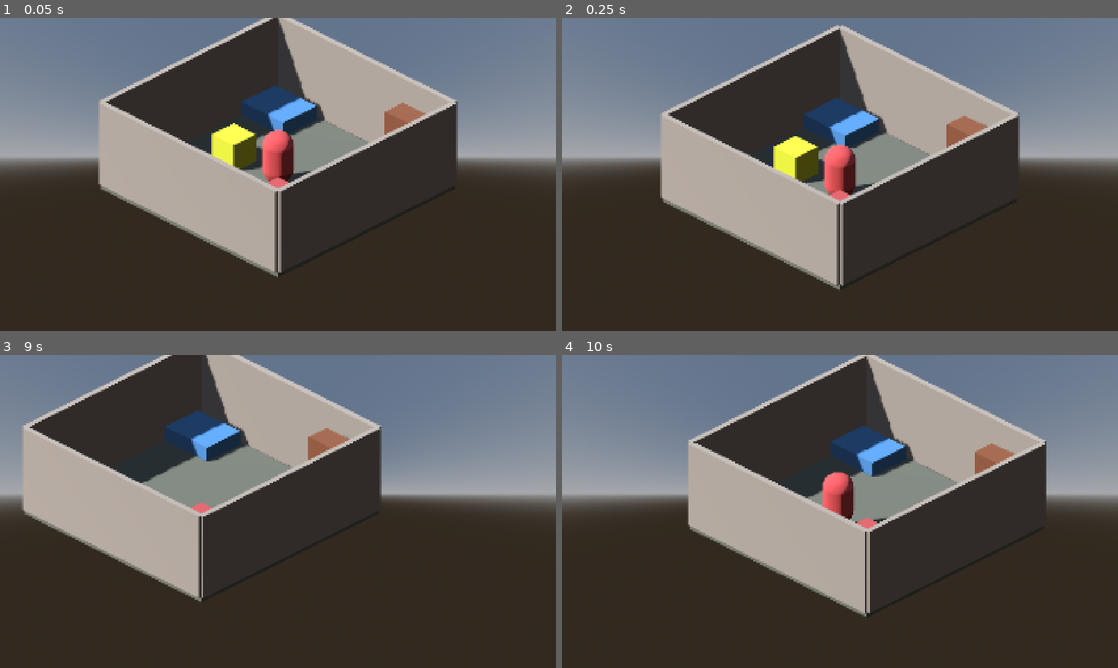
Above: before the commit, frames 1-4 (two rows, left to right).
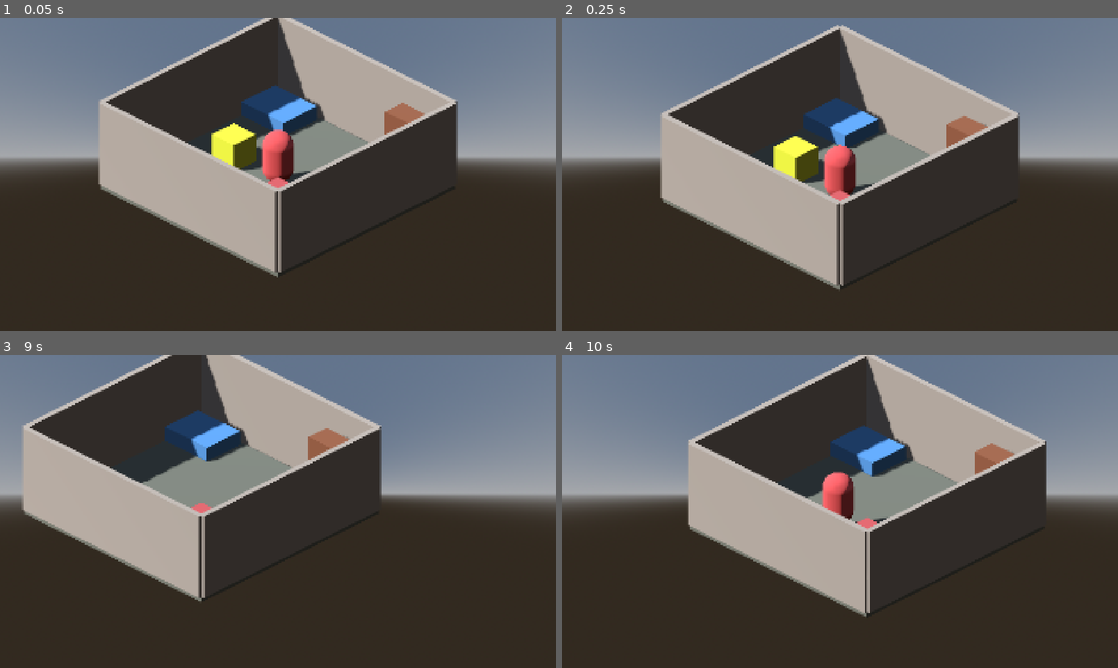
Above: after the commit, the same moments.

Repository: Coghatch-ai/diceofate
Game: Godot game, scene res://main.tscn
Two runs of this game, one before a commit and one after it. Both use one fixed random seed, a clock stepped at 60 frames per second and the inputs below.
Inputs:
- Up to frame 1 (0.05 s): no input
- Up to frame 2 (0.25 s): no input
- Up to frame 3 (9 s): hold D (move_right) 0.53-1.28 s; hold F (interact) 0.53-1.28 s; tap Space (jump) at 0.77, 0.8, 1.07, 1.35, 1.52, 1.82, 2.3, 3.02, 3.32, 3.6, 3.77, 4.07, 4.52, 4.82, 5.3, 5.85, 6.02, 6.32, 6.77, 6.8, 7.07, 7.52, 7.82, 8.1 s; hold S (move_back) 1.28-2.03 s; tap F (interact) at 1.55, 2.85, 4.35, 6.05, 7.35, 8.85 s; hold D (move_right) 2.03-2.78 s; hold F (interact) 2.03-2.78 s; hold W (move_forward) 2.78-3.53 s; hold A (move_left) 3.53-5.03 s; hold S (move_back) 5.03-5.78 s; hold F (interact) 5.03-5.78 s; hold D (move_right) 5.78-6.53 s; hold W (move_forward) 6.53-7.28 s; hold F (interact) 6.53-7.28 s; hold D (move_right) 7.28-8.03 s; hold S (move_back) 8.03-8.78 s; hold A (move_left) from 8.78 s (still down)
- Up to frame 4 (10 s): tap Space (jump) at 9.02, 9.32, 9.77, 9.8 s; release A (move_left) at 9.53 s; hold W (move_forward) from 9.53 s (still down); hold F (interact) from 9.53 s (still down)

The runs differ from the first frame. In frame 1, less than 0.1% of the frame differs, in the area x 47-77%, y 28-53%; in frame 2, 0.2%, in the area x 21-82%, y 29-83%; in frame 3, 0.1%; in frame 4, less than 0.1%.

Commit message:
refactor:restrictions solo-dev

Diff:
--- a/entities/camera_rig/camera_rig.gd
+++ b/entities/camera_rig/camera_rig.gd
@@ -1,3 +1,5 @@
+# entities/camera_rig/camera_rig.gd — orthographic fixed-angle rig: smooth follow + Q/E yaw.
+class_name CameraRig
 extends Node3D
 
 @export var target: Node3D = null
@@ -6,6 +8,7 @@
 @export var allow_full_rotation: bool = true
 @export var min_yaw_degrees: float = -45.0
 @export var max_yaw_degrees: float = 45.0
+
 
 func _process(delta: float) -> void:
 	var direction: float = 0.0
@@ -17,15 +20,17 @@
 	rotation_degrees.y += rotation_speed_degrees * delta * direction
 
 	if not allow_full_rotation:
-		rotation_degrees.y = clamp(rotation_degrees.y, min_yaw_degrees, max_yaw_degrees)
+		rotation_degrees.y = clampf(rotation_degrees.y, min_yaw_degrees, max_yaw_degrees)
+
 
 func _physics_process(delta: float) -> void:
 	if target == null:
 		return
 
 	# Exponential smoothing follow
-	var weight = 1.0 - exp(-follow_speed * delta)
+	var weight := 1.0 - exp(-follow_speed * delta)
 	global_position = global_position.lerp(target.global_position, weight)
+
 
 func get_yaw_radians() -> float:
 	return deg_to_rad(rotation_degrees.y)
--- a/entities/interactable/interactable.gd
+++ b/entities/interactable/interactable.gd
@@ -1,3 +1,5 @@
+# entities/interactable/interactable.gd — Area3D the player can interact with (message or pickup).
+class_name Interactable
 extends Area3D
 
 enum Type { MESSAGE, INVENTORY }
@@ -8,30 +10,38 @@
 
 var _overlapping_players: Array[Node3D] = []
 
+
 func _ready() -> void:
 	body_entered.connect(_on_body_entered)
 	body_exited.connect(_on_body_exited)
 
+
 func _input(event: InputEvent) -> void:
-	if event.is_action_pressed("interact") and _overlapping_players.size() > 0:
+	if event.is_action_pressed("interact") and not _overlapping_players.is_empty():
 		_interact()
+
 
 func _on_body_entered(body: Node3D) -> void:
 	if body.is_in_group("Player"):
 		_overlapping_players.append(body)
 
+
 func _on_body_exited(body: Node3D) -> void:
 	if body.is_in_group("Player"):
 		_overlapping_players.erase(body)
+
 
 func _interact() -> void:
 	match type:
 		Type.MESSAGE:
 			print(message_text)
 		Type.INVENTORY:
-			if _overlapping_players.size() > 0:
-				var player = _overlapping_players[0]
+			if not _overlapping_players.is_empty():
+				var player: Node3D = _overlapping_players[0]
 				print("Picked up: ", item_name)
 				if player.has_method("add_item"):
+					# SEAM: duck-typed pickup — any body with add_item() can collect
+					# (godot-composition: no concrete cross-entity types).
+					@warning_ignore("unsafe_method_access")
 					player.add_item(item_name)
 				queue_free()
--- a/entities/player/player.gd
+++ b/entities/player/player.gd
@@ -1,19 +1,18 @@
+# entities/player/player.gd — player movement, jumping, and inventory.
+class_name Player
 extends CharacterBody3D
 
 @export var speed: float = 5.0
 @export var jump_velocity: float = 2.5
-@export var camera_rig: Node3D
+@export var camera_rig: CameraRig
 
 var inventory: Array[String] = []
-var _gravity: float
 
-func _ready() -> void:
-	_gravity = ProjectSettings.get_setting("physics/3d/default_gravity")
 
 func _physics_process(delta: float) -> void:
-	# Apply gravity
+	# Apply gravity (typed Vector3 from the engine — respects project settings and areas)
 	if not is_on_floor():
-		velocity.y -= _gravity * delta
+		velocity += get_gravity() * delta
 
 	# Handle jump
 	if is_on_floor() and Input.is_action_just_pressed("jump"):
@@ -34,11 +33,10 @@
 	var direction := Vector3(input_dir.x, 0, input_dir.y).normalized()
 
 	# Rotate direction by camera yaw
-	if camera_rig and camera_rig.has_method("get_yaw_radians"):
-		var yaw: float = camera_rig.get_yaw_radians()
-		direction = direction.rotated(Vector3.UP, yaw)
+	if camera_rig != null:
+		direction = direction.rotated(Vector3.UP, camera_rig.get_yaw_radians())
 
-	if direction:
+	if direction != Vector3.ZERO:
 		velocity.x = direction.x * speed
 		velocity.z = direction.z * speed
 	else:
@@ -47,6 +45,7 @@
 
 	move_and_slide()
 
+
 func add_item(item: String) -> void:
 	inventory.append(item)
 	print("Inventory: ", inventory)
--- a/main.gd
+++ b/main.gd
@@ -1,22 +1,28 @@
+# main.gd — persistent shell: loads and swaps level scenes under %LevelHost.
 extends Node
 
 @export_file("*.tscn") var initial_level: String = "res://levels/basic_room.tscn"
 
 var current_level: Node = null
+
 @onready var _level_host: Node = %LevelHost
+
 
 func _ready() -> void:
 	load_level(initial_level)
 
+
 func load_level(path: String) -> void:
 	if current_level != null:
-		current_level.free()  # synchronous: queue_free() leaves both levels alive one frame → camera/WorldEnvironment conflicts
+		# free(), not queue_free(): one frame of two live levels conflicts camera/WorldEnvironment
+		current_level.free()
 		current_level = null
 	current_level = (load(path) as PackedScene).instantiate()
 	_level_host.add_child(current_level)
 
-	# Find the player and assign to camera rig target
-	var player := current_level.find_child("Player")
-	if player:
-		%CameraRig.target = player
-		player.camera_rig = %CameraRig
+	# Find the player and wire it to the camera rig
+	var player := current_level.find_child("Player") as Player
+	if player != null:
+		var rig: CameraRig = %CameraRig
+		rig.target = player
+		player.camera_rig = rig
--- a/project.godot
+++ b/project.godot
@@ -18,6 +18,28 @@
 config/description="POC for a game developer framework"
 run/main_scene="res://main.tscn"
 config/features=PackedStringArray("4.6", "Forward Plus")
+
+[debug]
+
+gdscript/warnings/unused_variable=2
+gdscript/warnings/unused_local_constant=2
+gdscript/warnings/unused_private_class_variable=2
+gdscript/warnings/shadowed_variable=2
+gdscript/warnings/shadowed_variable_base_class=2
+gdscript/warnings/shadowed_global_identifier=2
+gdscript/warnings/unreachable_code=2
+gdscript/warnings/unreachable_pattern=2
+gdscript/warnings/standalone_expression=2
+gdscript/warnings/incompatible_ternary=2
+gdscript/warnings/untyped_declaration=2
+gdscript/warnings/unsafe_property_access=2
+gdscript/warnings/unsafe_method_access=2
+gdscript/warnings/unsafe_cast=2
+gdscript/warnings/unsafe_call_argument=2
+gdscript/warnings/assert_always_true=2
+gdscript/warnings/assert_always_false=2
+gdscript/warnings/integer_division=2
+gdscript/warnings/confusable_identifier=2
 
 [display]
 
--- a/tools/verify_render.gd
+++ b/tools/verify_render.gd
@@ -1,21 +1,23 @@
+# tools/verify_render.gd — godot-verify layer 3: render check (flat-color detector).
 extends SceneTree
-# Layer 3 of godot-verify: boots a scene, renders ~20 frames, and fails if the
-# output is a flat color (the signature of "valid scene, renders nothing" —
-# e.g. a camera pointing away from the world, missing sky, no current camera).
-#
-# Requires a display — run WITHOUT --headless (a window flashes briefly):
-#   $GODOT --path . --resolution 640x360 -s tools/verify_render.gd                       # main scene
-#   $GODOT --path . --resolution 640x360 -s tools/verify_render.gd -- levels/foo.tscn    # one scene
-#
-# Output: one VERIFY-RENDER: OK/FAIL line. Exit code 0/1. No images are shown;
-# the sampled frame is saved to .godot/verify_render_last.png for human inspection.
+## Boots a scene, renders ~20 frames, and fails if the output is a flat color
+## (the signature of "valid scene, renders nothing" — e.g. a camera pointing
+## away from the world, missing sky, no current camera).
+##
+## Requires a display — run WITHOUT --headless (a window flashes briefly):
+##   $GODOT --path . --resolution 640x360 -s tools/verify_render.gd               # main scene
+##   $GODOT --path . --resolution 640x360 -s tools/verify_render.gd -- levels/foo.tscn
+##
+## Output: one VERIFY-RENDER: OK/FAIL line. Exit code 0/1. No images are shown;
+## the sampled frame is saved to .godot/verify_render_last.png for human inspection.
 
 const WARMUP_FRAMES := 20
-const GRID := 32             # sample a GRID x GRID grid of pixels
-const FLAT_SPREAD := 0.005   # max-min luminance below this = flat image
+const GRID := 32  # sample a GRID x GRID grid of pixels
+const FLAT_SPREAD := 0.005  # max-min luminance below this = flat image
 
 var _frames := 0
 var _scene_path := ""
+
 
 func _initialize() -> void:
 	var user_args := OS.get_cmdline_user_args()
@@ -34,6 +36,7 @@
 		return
 	root.add_child(packed.instantiate())
 
+
 func _process(_delta: float) -> bool:
 	_frames += 1
 	if _frames < WARMUP_FRAMES:
@@ -44,10 +47,14 @@
 	var lum_max := 0.0
 	var lum_sum := 0.0
 	var samples := 0
+	# intentional: pixel grid step in whole pixels
+	@warning_ignore("integer_division")
 	var step_x := maxi(1, img.get_width() / GRID)
+	# intentional: pixel grid step in whole pixels
+	@warning_ignore("integer_division")
 	var step_y := maxi(1, img.get_height() / GRID)
-	for y in range(0, img.get_height(), step_y):
-		for x in range(0, img.get_width(), step_x):
+	for y: int in range(0, img.get_height(), step_y):
+		for x: int in range(0, img.get_width(), step_x):
 			var l := img.get_pixel(x, y).get_luminance()
 			lum_min = minf(lum_min, l)
 			lum_max = maxf(lum_max, l)
@@ -56,11 +63,22 @@
 	var spread := lum_max - lum_min
 	var avg := lum_sum / samples
 	if spread < FLAT_SPREAD:
-		_fail("renders a flat color (avg luminance %.3f, spread %.3f) — nothing visible; check camera direction/current, lights, sky" % [avg, spread])
+		_fail(
+			(
+				(
+					"renders a flat color (avg luminance %.3f, spread %.3f)"
+					+ " — nothing visible; check camera direction/current, lights, sky"
+				)
+				% [avg, spread]
+			)
+		)
 	else:
-		print("VERIFY-RENDER: OK — %s (avg luminance %.3f, spread %.3f)" % [_scene_path, avg, spread])
+		print(
+			"VERIFY-RENDER: OK — %s (avg luminance %.3f, spread %.3f)" % [_scene_path, avg, spread]
+		)
 		quit(0)
 	return true
+
 
 func _fail(reason: String) -> void:
 	print("VERIFY-RENDER: FAIL — %s: %s" % [_scene_path, reason])
--- a/tools/verify_scene.gd
+++ b/tools/verify_scene.gd
@@ -1,3 +1,4 @@
+# tools/verify_scene.gd — godot-verify layer 1: scene property validation.
 extends SceneTree
 ## Scene property validator. Godot silently drops unknown properties when
 ## loading a .tscn, so hand-authored scenes can carry dead properties that
@@ -13,15 +14,16 @@
 
 var failures := 0
 
+
 func _init() -> void:
 	var args := OS.get_cmdline_user_args()
 	var scenes: Array[String] = []
 	if args.is_empty():
 		_collect_scenes("res://", scenes)
 	else:
-		for a in args:
+		for a: String in args:
 			scenes.append(a if a.begins_with("res://") else "res://" + a)
-	for path in scenes:
+	for path: String in scenes:
 		_verify(path)
 	if failures > 0:
 		print("VERIFY: FAIL — %d problem(s) in %d scene(s)" % [failures, scenes.size()])
@@ -29,6 +31,7 @@
 	else:
 		print("VERIFY: OK — %d scene(s) clean" % scenes.size())
 		quit(0)
+
 
 func _collect_scenes(dir_path: String, out: Array[String]) -> void:
 	var dir := DirAccess.open(dir_path)
@@ -44,27 +47,29 @@
 			out.append(dir_path.path_join(entry))
 		entry = dir.get_next()
 
+
 func _verify(path: String) -> void:
 	if not ResourceLoader.exists(path):
 		_fail(path, "", "file not found")
 		return
-	var packed: PackedScene = load(path)
+	var packed := load(path) as PackedScene
 	if packed == null:
 		_fail(path, "", "failed to load (see engine errors above)")
 		return
-	var root := packed.instantiate()
-	if root == null:
+	var root_node := packed.instantiate()
+	if root_node == null:
 		_fail(path, "", "failed to instantiate")
 		return
-	_check_text_properties(path, root)
-	root.free()
+	_check_text_properties(path, root_node)
+	root_node.free()
+
 
 ## Walks the .tscn text; for each section that maps to a live object,
 ## flags property names the object does not actually have.
-func _check_text_properties(path: String, root: Node) -> void:
+func _check_text_properties(path: String, root_node: Node) -> void:
 	var current: Object = null
 	var current_label := ""
-	for raw_line in FileAccess.get_file_as_string(path).split("\n"):
+	for raw_line: String in FileAccess.get_file_as_string(path).split("\n"):
 		var line := raw_line.strip_edges()
 		if line.begins_with("[node"):
 			var node_name := _attr(line, "name")
@@ -74,10 +79,10 @@
 				node_path = node_name
 			elif parent != "":
 				node_path = parent + "/" + node_name
-			current = root if node_path == "." else root.get_node_or_null(node_path)
+			current = root_node if node_path == "." else root_node.get_node_or_null(node_path)
 			current_label = "node " + node_name
 			if current == null:
-				_fail(path, current_label, "could not resolve node (parent=\"%s\")" % parent)
+				_fail(path, current_label, 'could not resolve node (parent="%s")' % parent)
 		elif line.begins_with("[sub_resource"):
 			var type := _attr(line, "type")
 			current = ClassDB.instantiate(type) if ClassDB.can_instantiate(type) else null
@@ -92,40 +97,51 @@
 		elif current != null:
 			var prop := _prop_name(line)
 			if prop != "" and not _has_property(current, prop):
-				_fail(path, current_label, "unknown property \"%s\" (silently dropped by Godot)" % prop)
+				_fail(
+					path, current_label, 'unknown property "%s" (silently dropped by Godot)' % prop
+				)
+
 
 func _attr(line: String, key: String) -> String:
-	var token := key + "=\""
+	var token := key + '="'
 	var start := line.find(token)
 	if start == -1:
 		return ""
 	start += token.length()
-	var end := line.find("\"", start)
+	var end := line.find('"', start)
 	return line.substr(start, end - start) if end != -1 else ""
+
 
 func _prop_name(line: String) -> String:
 	var eq := line.find(" = ")
 	if eq <= 0:
 		return ""
 	var prop := line.substr(0, eq)
-	for i in prop.length():
+	for i: int in prop.length():
 		var c := prop.unicode_at(i)
-		var ok := (c >= 48 and c <= 57) or (c >= 65 and c <= 90) \
-			or (c >= 97 and c <= 122) or c == 95 or c == 47
+		var ok := (
+			(c >= 48 and c <= 57)
+			or (c >= 65 and c <= 90)
+			or (c >= 97 and c <= 122)
+			or c == 95
+			or c == 47
+		)
 		if not ok:
 			return ""
 	return prop
+
 
 func _has_property(obj: Object, prop: String) -> bool:
 	# shader_parameter/* is dynamic (depends on the assigned shader) and
 	# can't be checked on a fresh instance; metadata/* is always legal.
 	if prop == "script" or prop.begins_with("metadata/") or prop.begins_with("shader_parameter/"):
 		return true
-	for p in obj.get_property_list():
+	for p: Dictionary in obj.get_property_list():
 		if p["name"] == prop:
 			return true
 	return false
 
+
 func _fail(path: String, where: String, message: String) -> void:
 	failures += 1
 	print("VERIFY-FAIL %s [%s] %s" % [path, where, message])
Not shown, changed: .claude/agents/godot-dev.md
Not shown, changed: .claude/agents/godot-refactor.md
Not shown, added: .claude/skills/godot-code-rules/SKILL.md
Not shown, changed: .claude/skills/godot-project-conventions/SKILL.md
Not shown, changed: .claude/skills/godot-verify/SKILL.md
Not shown, changed: .claude/skills/quick/SKILL.md
Not shown, added: .editorconfig
Not shown, changed: CLAUDE.md
Not shown, added: gdlintrc
Not shown, added: tools/validate.sh
